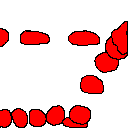
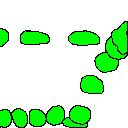
Two versions of the same layered image (128 x 128). Layer-by-layer changes:
painted on "Layer 2" over 0, 29, 8, 46
painted on "Layer 3" over 21, 31, 49, 44
painted on "Layer 4" over 69, 31, 99, 45
painted on "Layer 5" over 112, 22, 127, 54
painted on "Layer 6" over 106, 36, 127, 59
painted on "Layer 7" over 95, 52, 118, 72
painted on "Layer 8" over 81, 76, 103, 93
painted on "Layer 9" over 70, 106, 90, 124
painted on "Layer 10" over 63, 117, 87, 127
painted on "Layer 11" over 47, 106, 64, 125
painted on "Layer 12" over 30, 110, 46, 126
painted on "Layer 13" over 12, 109, 27, 127
painted on "Layer 14" over 0, 110, 11, 127
painted on "Layer 15" over 0, 113, 3, 126
